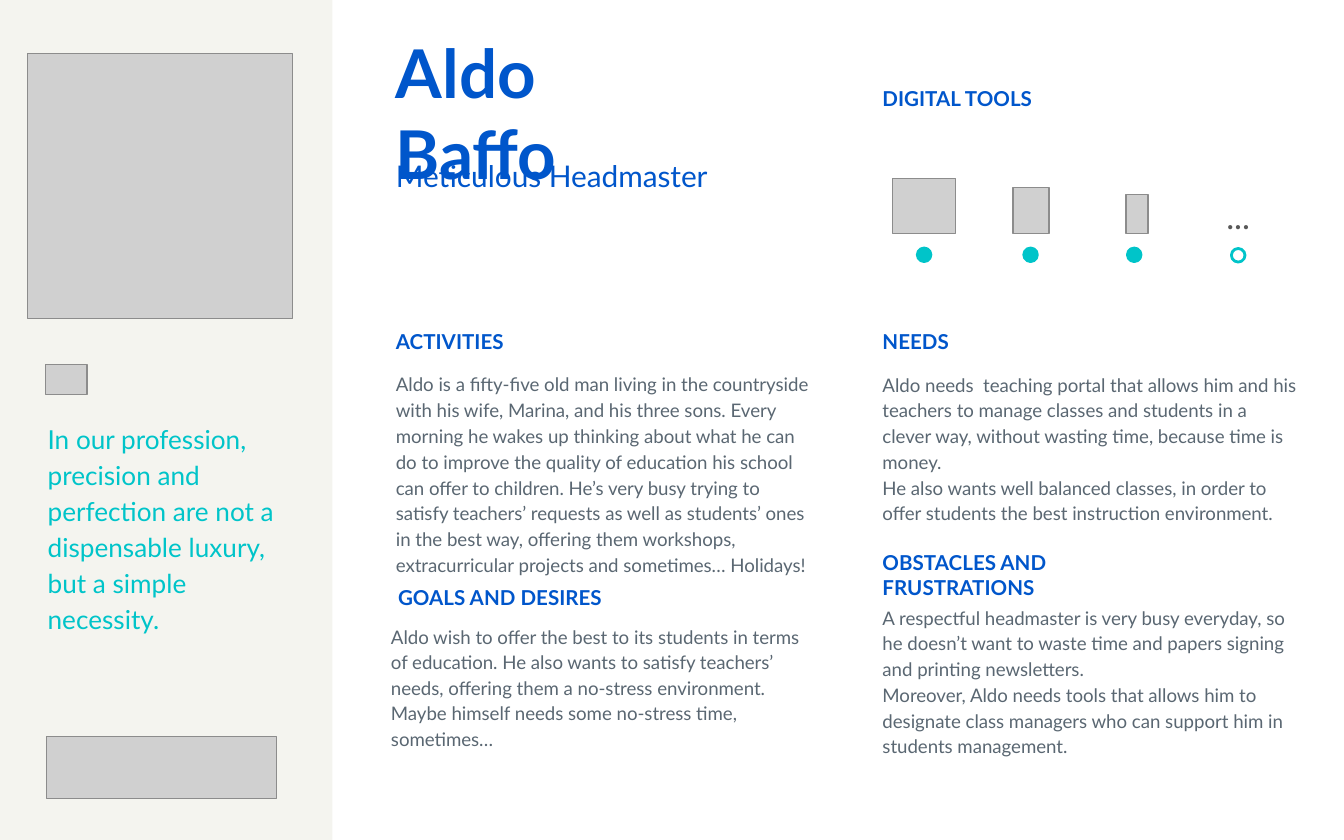
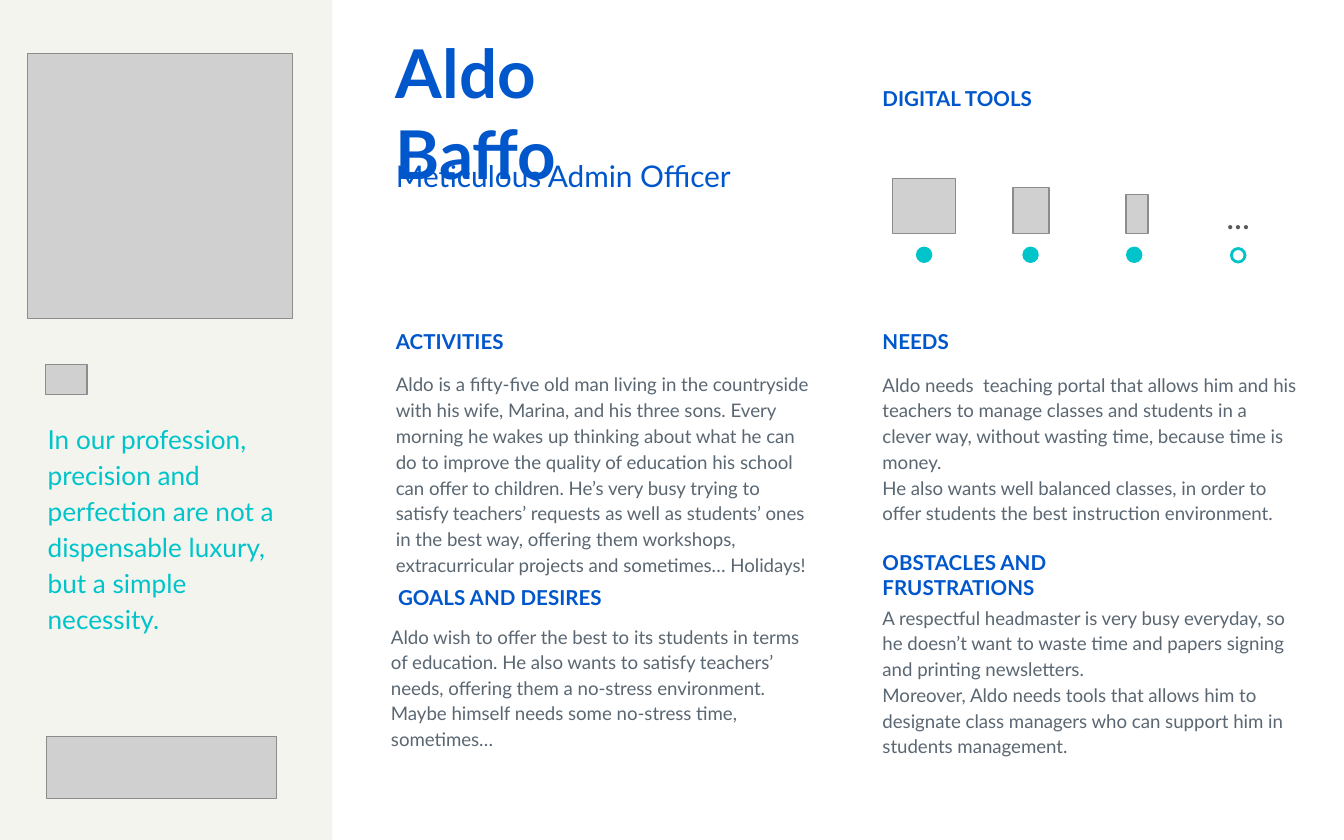
Before and after one commit to peppehermes/software-engineering-school-project, a slide deck: slide 1 of Personas/GiuseppeMercurio_s264739_Persona.pptx. Drawn at 1344x840 pixels with LibreOffice and Linux fonts; fonts in the diff are those of the drawing; grey boxes stand for pictures. Boxes give left, top, right and bottom in pixels: in the first picture for what was removed or moved away, otherwise in the second. Text is boxed around its words. In the diff, an @@ line names an element or a change of style, - is before the commit and + after.

```diff
--- a/Personas/GiuseppeMercurio_s264739_Persona.pptx
+++ b/Personas/GiuseppeMercurio_s264739_Persona.pptx
@@ text at <box>396,161,731,188</box>: text changed @@
-Meticulous Headmaster
+Meticulous Admin Officer
```
